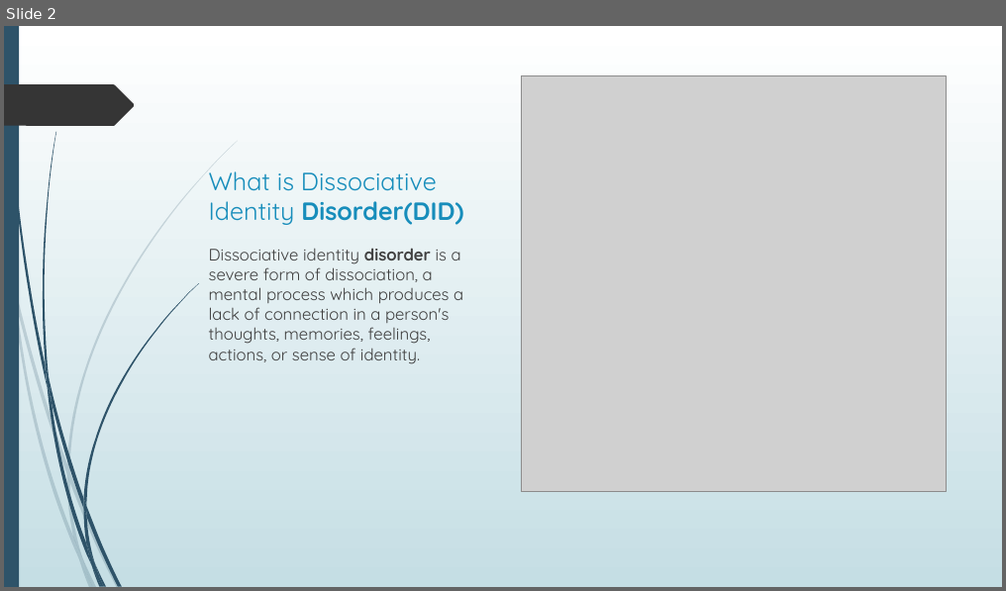
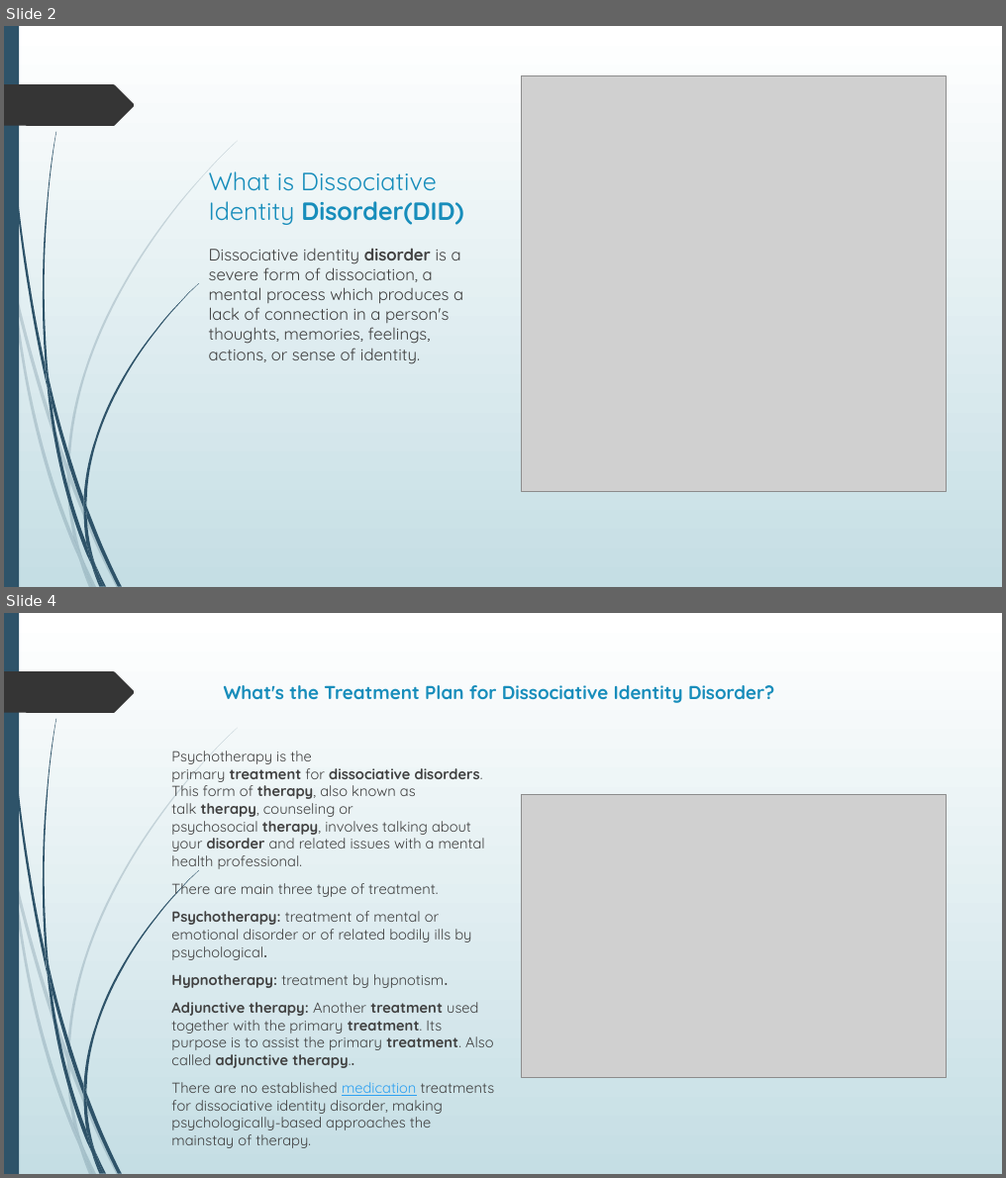
Before and after one commit to MFY2000/3rd-semsester-University, a slide deck: Principles of Psychology (SS2300)/Assignment/2/Dissociative Identity.pptx. Shown one above the other, each under a label of ours: slide 2 before the commit, slides 2 and 4 after it; the slides between them are not shown. The pictures are 1006x591 and 1006x1178 pixels, drawn with LibreOffice and Linux fonts; fonts in the diff are those of the drawing; grey boxes stand for pictures. Boxes give left, top, right and bottom in pixels: in the first picture for what was removed or moved away, otherwise in the second. Text is boxed around its words. In the diff, an @@ line names an element or a change of style, - is before the commit and + after.

```diff
--- a/Principles of Psychology (SS2300)/Assignment/2/Dissociative Identity.pptx
+++ b/Principles of Psychology (SS2300)/Assignment/2/Dissociative Identity.pptx
@@ slide 4 added at [4, 613, 1002, 1174], background gradient #FFFFFF to #C5DEE5; not listed: 24 template elements that a slide beside it also shows @@
@@ title added at [224, 685, 774, 703], 18 pt, text #178DBB, bold @@
+What's the Treatment Plan for Dissociative Identity Disorder?
@@ text added at [171, 751, 495, 1131], 14 pt, text #404040 @@
+Psychotherapy is the primary treatment for dissociative disorders. This form of therapy, also known as talk therapy, counseling or psychosocial therapy, involves talking about your disorder and related issues with a mental health professional.
+There are main three type of treatment.
+Psychotherapy: treatment of mental or emotional disorder or of related bodily ills by psychological.
+Hypnotherapy: treatment by hypnotism.
+Adjunctive therapy: Another treatment used together with the primary treatment. Its purpose is to assist the primary treatment. Also called adjunctive therapy..
+There are no established medication treatments for dissociative identity disorder, making psychologically-based approaches the mainstay of therapy.
@@ picture added at [522, 794, 945, 1077] @@
```
Also in this commit, not shown: 2 other slides added, 1 slide removed, 7 other files.
